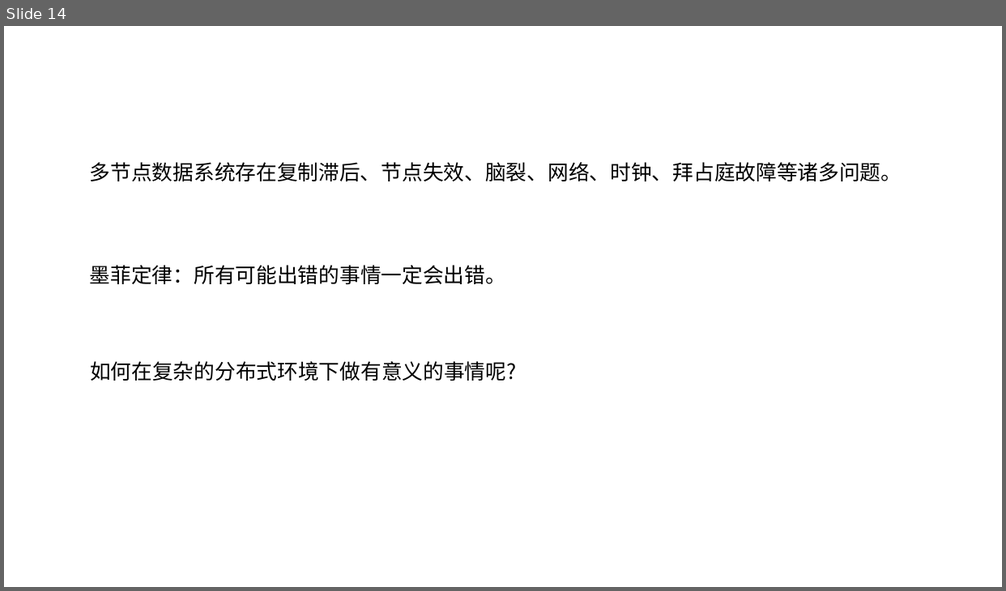
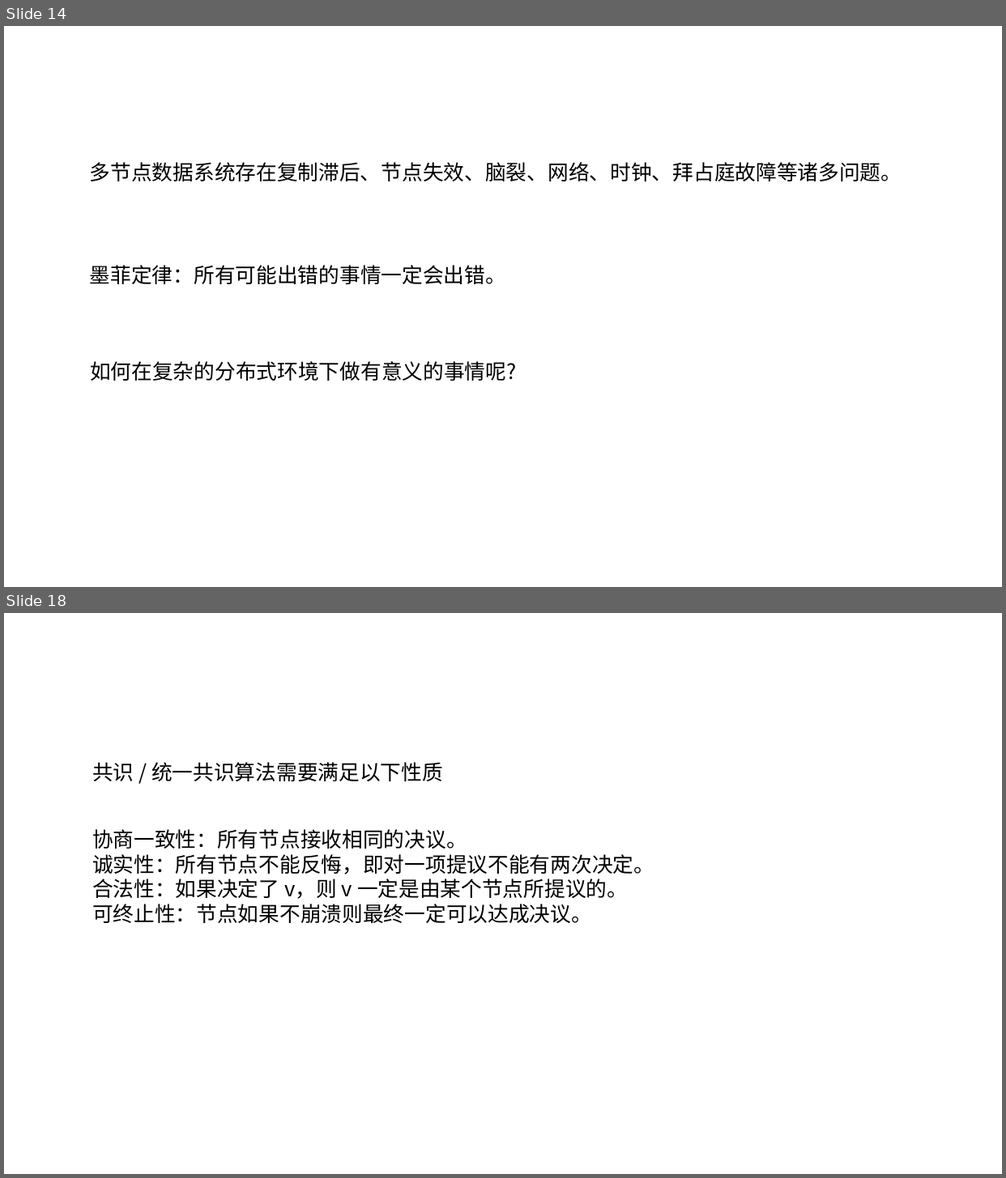
Before and after one commit to zozospider/note, a slide deck: data-system/ZooKeeper_share1_v3.pptx. Shown one above the other, each under a label of ours: slide 14 before the commit, slides 14 and 18 after it; the slides between them are not shown. The pictures are 1006x591 and 1006x1178 pixels, drawn with LibreOffice and Linux fonts; fonts in the diff are those of the drawing. Boxes give left, top, right and bottom in pixels: in the first picture for what was removed or moved away, otherwise in the second. Text is boxed around its words. In the diff, an @@ line names an element or a change of style, - is before the commit and + after.

```diff
--- a/data-system/ZooKeeper_share1_v3.pptx
+++ b/data-system/ZooKeeper_share1_v3.pptx
@@ slide 18 added at bbox=[4, 613, 1002, 1174], background #FFFFFF @@
@@ text added at bbox=[92, 762, 443, 781], 20 pt, text #000000 @@
+共识 / 统一共识算法需要满足以下性质
@@ text added at bbox=[92, 829, 654, 923], 20 pt, text #000000 @@
+协商一致性：所有节点接收相同的决议。
+诚实性：所有节点不能反悔，即对一项提议不能有两次决定。
+合法性：如果决定了 v，则 v 一定是由某个节点所提议的。
+可终止性：节点如果不崩溃则最终一定可以达成决议。
```
Also in this commit, not shown: 14 slides changed, 1 other slide added, 1 slide removed.
